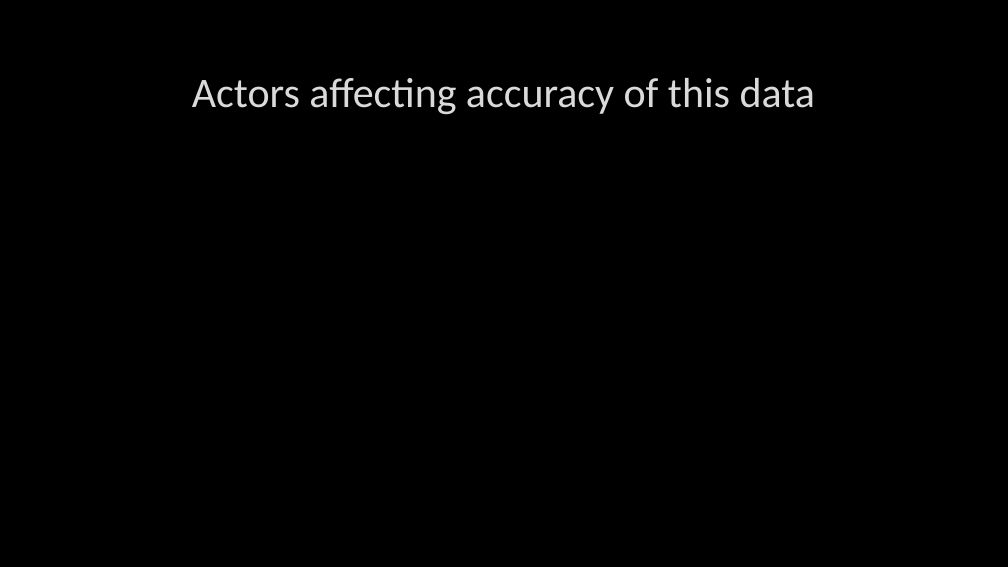
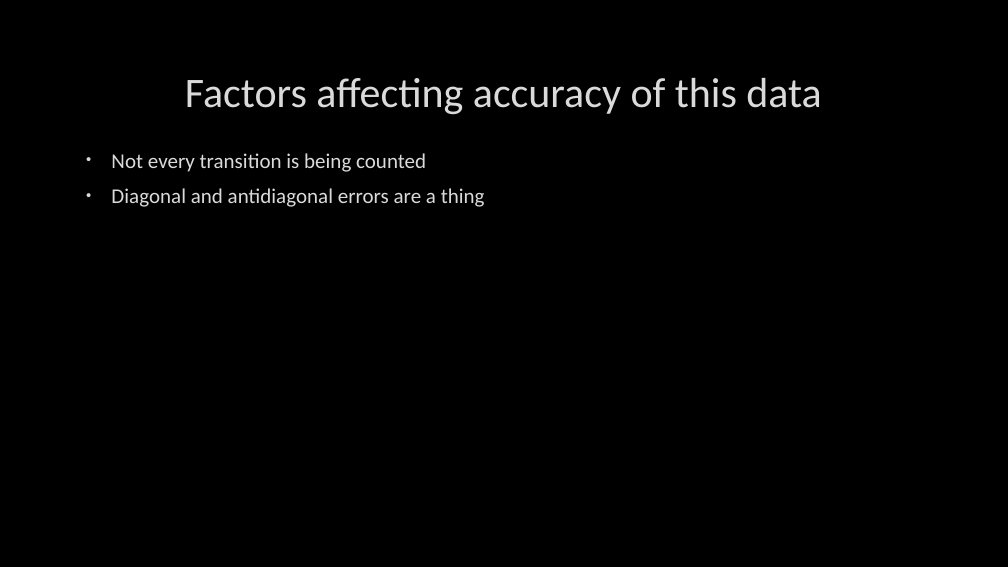
Before and after one commit to TchakamauRa/Soft-Matter, a slide deck: slide 27 of Backup copy.pptx (slide 18 before the commit). Drawn at 1008x567 pixels with LibreOffice and Linux fonts; fonts in the diff are those of the drawing; background and template pictures are left out. Boxes give left, top, right and bottom in pixels: in the first picture for what was removed or moved away, otherwise in the second. Text is boxed around its words. In the diff, an @@ line names an element or a change of style, - is before the commit and + after.

Commit message:
After Boot error

```diff
--- a/Backup copy.pptx
+++ b/Backup copy.pptx
@@ title at (185, 78, 821, 115): text changed @@
-Actors affecting accuracy of this data
+Factors affecting accuracy of this data
@@ text added at (111, 153, 485, 207), 20 pt, text #DADADA @@
+• Not every transition is being counted
+• Diagonal and antidiagonal errors are a thing
```
Also in this commit, not shown: 7 other slides changed, 18 slides added, 2 slides removed, 2 other files.
